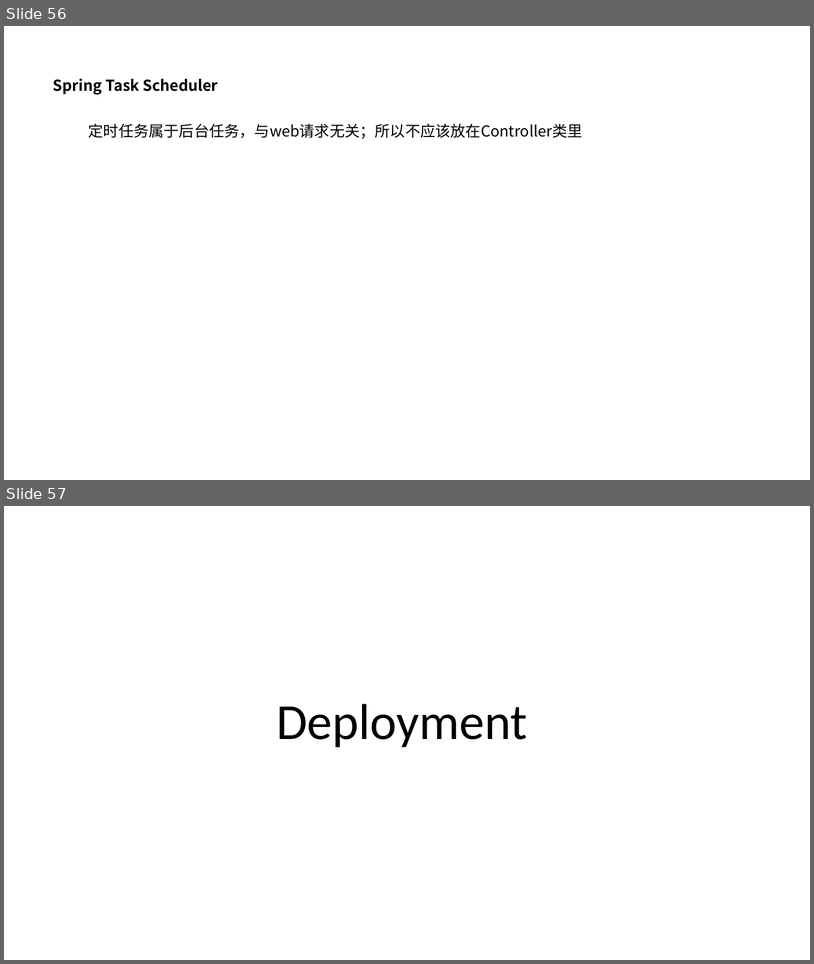
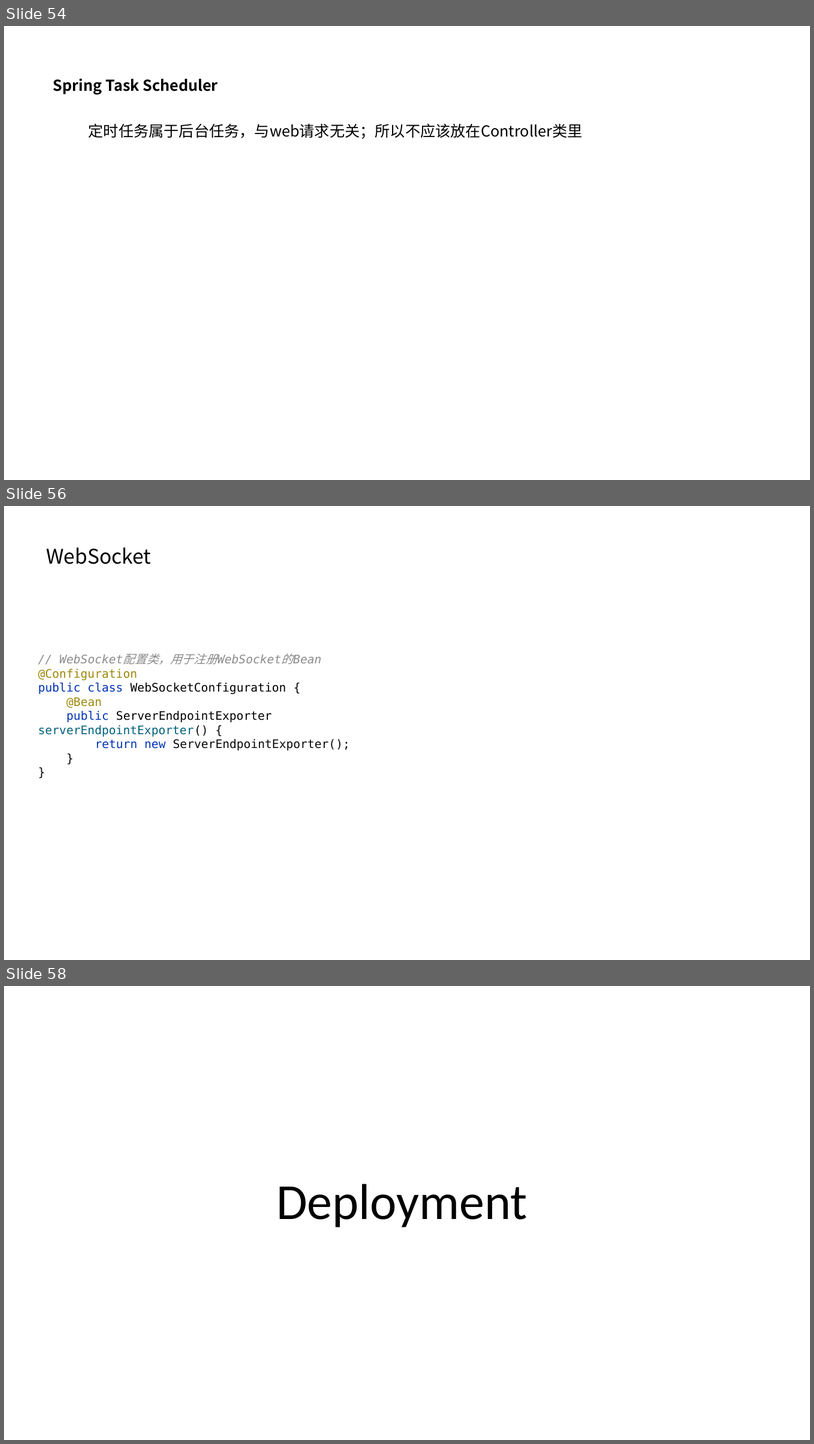
Before and after one commit to 7000qwq/gold, a slide deck: design.pptx. Shown one above the other, each under a label of ours: slides 56 and 57 before the commit, slides 54, 56 and 58 after it; the slides between them are not shown. The pictures are 814x964 and 814x1444 pixels, drawn with LibreOffice and Linux fonts; fonts in the diff are those of the drawing. Boxes give left, top, right and bottom in pixels: in the first picture for what was removed or moved away, otherwise in the second. Text is boxed around its words. In the diff, an @@ line names an element or a change of style, - is before the commit and + after.

```diff
--- a/design.pptx
+++ b/design.pptx
@@ slide 56 added at (4,506,810,960), background #FFFFFF @@
@@ text added at (46,547,151,564), 24 pt, text #000000 @@
+WebSocket
@@ text added at (38,653,350,750), 14 pt, text #000000 @@
+// WebSocket配置类，用于注册WebSocket的Bean
+@Configuration
+public class WebSocketConfiguration {
+@Bean
+public ServerEndpointExporter serverEndpointExporter() {
+return new ServerEndpointExporter();
+}
+}
@@ what was slide 56 is now slide 54 @@
@@ what was slide 57 is now slide 58 @@
```
Also in this commit, not shown: 1 slide changed, 2 other slides added, 2 slides removed, 18 other files.
